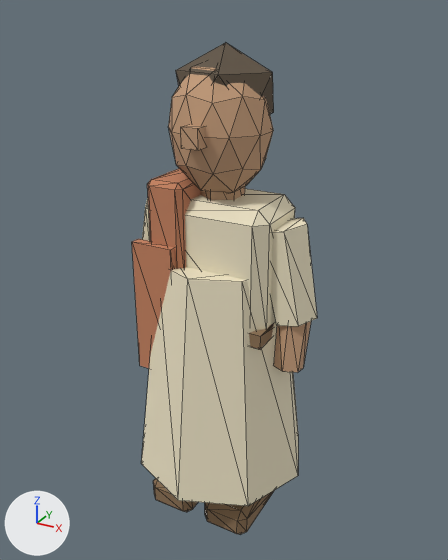
What one commit did to the glTF model public/assets/models/hannah.glb.
The view is the same before and after, from a 50 mm lens placed at (1.074, -1.939, 2.008), pointed at (-0.004, 0.021, 1.028). The lights are fixed; the arrows at lower left show +X, +Y and +Z. The picture after the commit comes second. Mesh edges are drawn as thin lines. Vertices at exactly the same position are counted once.

The scene before the commit, as lines of its bpy script (objects in view):
```python
me_cube_615 = bpy.data.meshes.new('Cube.615')
me_cube_615.from_pydata(...)  # 274 vertices, 480 faces; spans x -0.4..0.4, y -0.36..0.36, z 0.01..1.9
# faces by material slot: [100, 192, 112, 20, 56]
me_cube_615.materials.append(mat_way_olive_wood_002)  # brown #8e7355
me_cube_615.materials.append(mat_way_warm_skin_002)  # brown #c59e7c
me_cube_615.materials.append(mat_way_natural_linen_002)  # beige #efe5c7
me_cube_615.materials.append(mat_way_dark_hair_002)  # brown #615545
me_cube_615.materials.append(mat_way_ochre_cloth_002)  # orange #c78461
ob_hannah_skin_002 = bpy.data.objects.new('hannah_skin.002', me_cube_615)
ob_hannah_skin_002.location = (0.0, 0.0, 0.0)
```
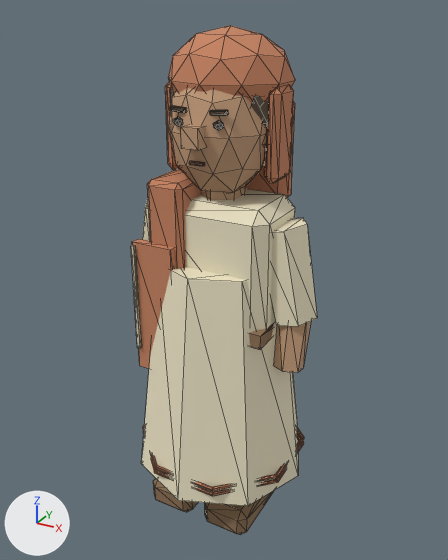
The change, as a diff of the scene's bpy script:
```diff
--- a/public/assets/models/hannah.glb.py
+++ b/public/assets/models/hannah.glb.py
@@ mat_way_character_palette @@
+mat_way_character_palette = bpy.data.materials.new('Way character palette')
+mat_way_character_palette.use_nodes = True; mat_way_character_palette.node_tree.nodes.clear()
+_N = mat_way_character_palette.node_tree.nodes; _L = mat_way_character_palette.node_tree.links
+n0 = _N.new('ShaderNodeBsdfPrincipled'); n0.name = 'Principled BSDF'
+n0.inputs[2].default_value = 0.95  # 'Roughness'
+n1 = _N.new('ShaderNodeOutputMaterial'); n1.name = 'Material Output'
+n2 = _N.new('ShaderNodeVertexColor'); n2.name = 'Color Attribute'
+_L.new(n0.outputs[0], n1.inputs[0])  # 'BSDF' to 'Surface'
+_L.new(n2.outputs[0], n0.inputs[0])  # 'Color' to 'Base Color'
@@ me_cube_615 @@
-me_cube_615.from_pydata(...)  # 274 vertices, 480 faces; spans x -0.4..0.4, y -0.36..0.36, z 0.01..1.9
-me_cube_615.materials.append(mat_way_olive_wood_002)  # brown #8e7355
+me_cube_615.from_pydata(...)  # 768 vertices, 1340 faces; spans x -0.4..0.4, y -0.36..0.36, z 0.01..1.95
+# me_cube_615 part 1: a new loose piece, an icosphere of 20 faces spanning x -0.095..-0.059, y -0.178..-0.148, z 1.644..1.676, in mat_way_character_palette
+# me_cube_615 part 2: the loose piece of 24 vertices spanning x -0.23..-0.03, y -0.24..0.12, z 0.01..0.14 is copied, and the copy is scaled about its middle by (0.342, 0.0535, 0.13), then moved by (0.05, -0.1, 1.63), in mat_way_character_palette; it spans x -0.11..-0.05, y -0.17..-0.15, z 1.69..1.71
+# me_cube_615 part 3: a new loose piece, an icosphere of 20 faces spanning x 0.059..0.095, y -0.178..-0.148, z 1.644..1.676, in mat_way_character_palette
+# me_cube_615 part 4: the loose piece of 24 vertices spanning x 0.03..0.23, y -0.24..0.12, z 0.01..0.14 is copied, and the copy is scaled about its middle by (0.342, 0.0535, 0.13), then moved by (-0.05, -0.1, 1.63), in mat_way_character_palette; it spans x 0.05..0.11, y -0.17..-0.15, z 1.69..1.71
+# me_cube_615 part 5: the loose piece of 24 vertices spanning x -0.25..0.25, y -0.16..0.16, z 0.88..1.38 is copied, and the copy is scaled about its middle by (0.125, 0.0369, 0.0209), then moved by (0.0, -0.17, 0.4), in mat_way_character_palette; it spans x -0.03..0.03, y -0.18..-0.17, z 1.52..1.54
+# me_cube_615 part 6: a new loose piece, an icosphere of 20 faces spanning x 0.09..0.2, y -0.08..0.15, z 1.6..1.8, in mat_way_character_palette
+# me_cube_615 part 7: a new loose piece, an icosphere of 80 faces spanning x -0.22..0.22, y -0.15..0.27, z 1.61..1.95, in mat_way_character_palette
+# me_cube_615 part 8: the loose piece of 24 vertices spanning x -0.22..-0.06, y -0.19..0.19, z 1.07..1.45 is copied, and the copy is scaled about its middle by (0.247, 0.332, 0.831), then moved by (-0.06, 0.04, 0.35), in mat_way_character_palette; it spans x -0.23..-0.17, y -0.03..0.11, z 1.45..1.77
+# me_cube_615 part 9: the loose piece of 24 vertices spanning x -0.25..0.25, y -0.16..0.16, z 0.88..1.38 is copied, and the copy is scaled about its middle by (0.0695, 0.453, 0.665), then moved by (0.2, 0.04, 0.48), in mat_way_character_palette; it spans x 0.17..0.23, y -0.03..0.11, z 1.45..1.77
+# me_cube_615 part 10: a new loose piece, a 6-sided cylinder along x spanning x -0.133..0.133, y -0.328..-0.314, z 0.277..0.293, in mat_way_character_palette
+# me_cube_615 part 11: a new loose piece, a 6-sided cylinder along y spanning x 0.314..0.328, y -0.133..0.133, z 0.277..0.293, in mat_way_character_palette
+# me_cube_615 part 12: a new loose piece, a 6-sided cylinder along x spanning x -0.133..0.133, y -0.328..-0.314, z 0.302..0.318, in mat_way_character_palette
+# me_cube_615 part 13: a new loose piece, a 6-sided cylinder along y spanning x 0.314..0.328, y -0.133..0.133, z 0.302..0.318, in mat_way_character_palette
+# me_cube_615 part 14: a new loose piece, a box spanning x -0.262..-0.248, y -0.222..-0.21, z 0.775..1.205, in mat_way_character_palette
+# me_cube_615 part 15: 96 vertices added at x -0.33..0.33, y -0.33..0.33, z 0.28..0.32
+# me_cube_615 part 16: 24 vertices added at x -0.2..0.2, y 0.12..0.2, z 1.34..1.72
+# me_cube_615 part 17: 192 faces spanning x -0.37..0.37, y -0.22..0.15, z 0.1..1.86 switch from mat_way_warm_skin_002 (brown #c59e7c) to mat_way_character_palette
+# me_cube_615 part 18: 112 faces spanning x -0.4..0.4, y -0.36..0.36, z 0.23..1.38 switch from mat_way_natural_linen_002 (beige #efe5c7) to mat_way_character_palette
+# me_cube_615 part 19: 20 faces spanning x -0.18..0.18, y -0.12..0.17, z 1.58..1.9 switch from mat_way_dark_hair_002 (brown #615545) to mat_way_character_palette
+# me_cube_615 part 20: 56 faces spanning x -0.27..-0.06, y -0.21..0.19, z 0.69..1.45 switch from mat_way_ochre_cloth_002 (orange #c78461) to mat_way_character_palette
+# other edits to the shape of me_cube_615 do not show in these pictures
```

Location of each change, (x1, y1, x2, y2) in pixels of the pictures (448 x 560 px):
'hannah_skin.002', reshaped
    before: (132, 43, 317, 534)
    after: (131, 26, 317, 534)
part 1 of me_cube_615, added
    after: (173, 117, 183, 126)
part 2 of me_cube_615, added
    after: (170, 105, 186, 113)
part 3 of me_cube_615, added
    after: (213, 120, 224, 130)
part 4 of me_cube_615, added
    after: (210, 110, 228, 115)
part 5 of me_cube_615, added
    after: (189, 160, 205, 166)
part 6 of me_cube_615, added
    after: (251, 95, 269, 127)
part 7 of me_cube_615, added (orange)
    after: (168, 26, 295, 103)
part 8 of me_cube_615, added (brown)
    after: (165, 82, 180, 170)
part 9 of me_cube_615, added (brown)
    after: (264, 86, 294, 183)
part 10 of me_cube_615, added
    after: (155, 470, 212, 496)
part 11 of me_cube_615, added
    after: (276, 442, 304, 482)
part 12 of me_cube_615, added
    after: (154, 465, 212, 491)
part 13 of me_cube_615, added
    after: (276, 437, 304, 477)
part 14 of me_cube_615, added (brown)
    after: (131, 245, 142, 348)
part 15 of me_cube_615, added
    after: (143, 426, 304, 496)
part 16 of me_cube_615, added (brown)
    after: (245, 102, 295, 197)
part 17 of me_cube_615, edited (looks the same)
    both: (168, 88, 311, 373)
part 18 of me_cube_615, recoloured
    both: (144, 189, 298, 504)
part 19 of me_cube_615, recoloured (brown)
    before: (176, 43, 274, 114)
part 20 of me_cube_615, edited (looks the same)
    both: (132, 169, 201, 368)
